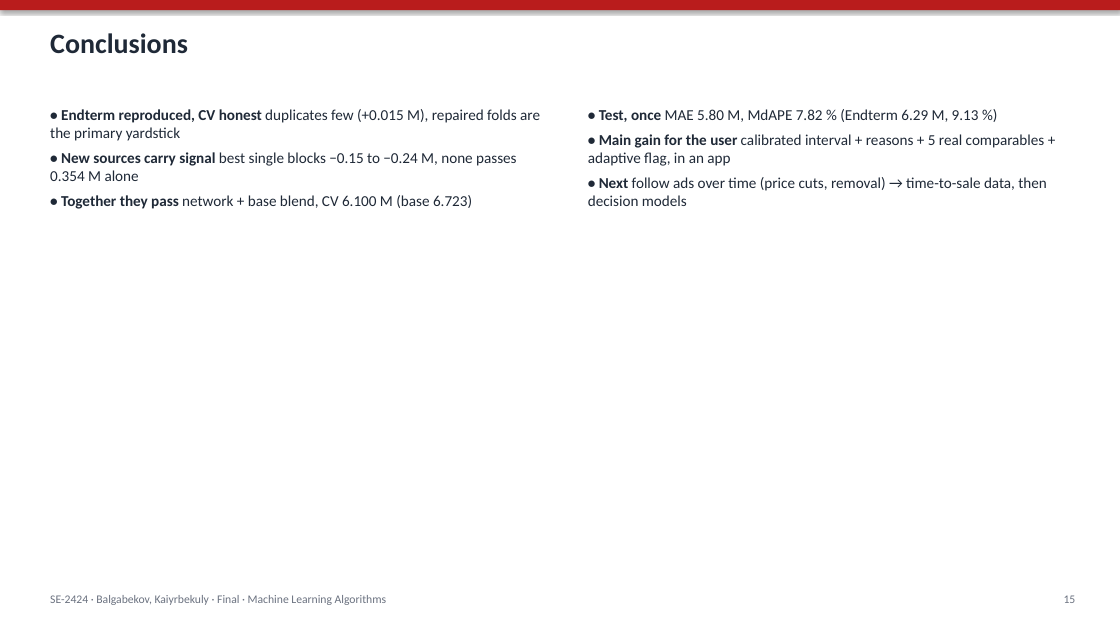
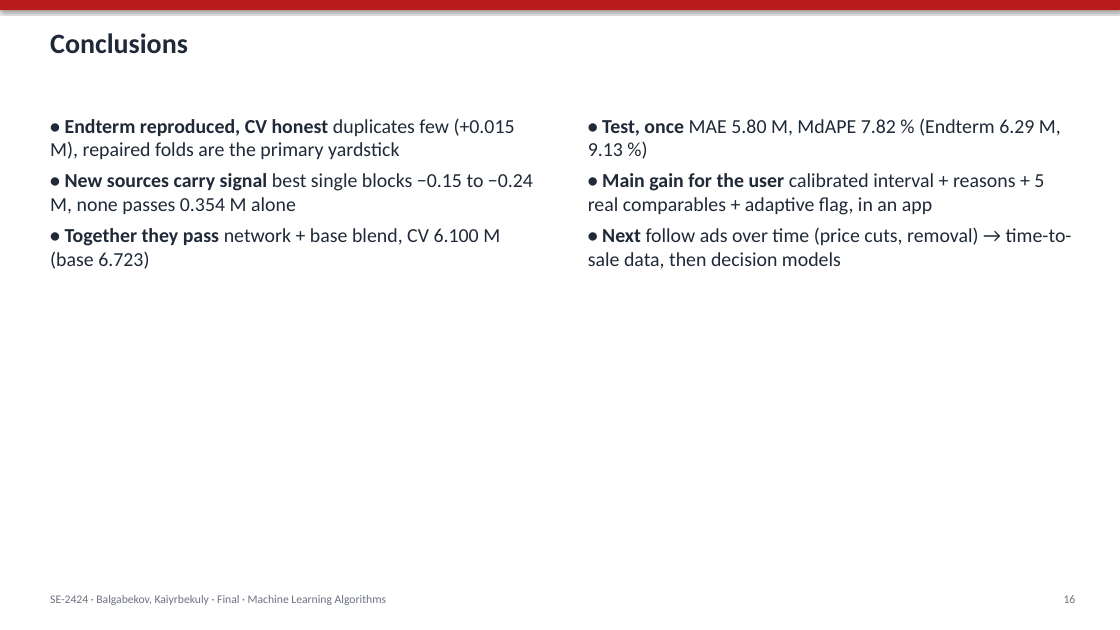
Before and after one commit to Newterios/mla_midtem, a slide deck: slide 16 of slides/Final_SE-2424_slides.pptx (slide 15 before the commit). Drawn at 1120x630 pixels with LibreOffice and Linux fonts; fonts in the diff are those of the drawing. Boxes give left, top, right and bottom in pixels: in the first picture for what was removed or moved away, otherwise in the second. Text is boxed around its words. In the diff, an @@ line names an element or a change of style, - is before the commit and + after.

Commit message:
Slides: one readable figure per slide, fusion table and figure split, test table with plain column names, real app screenshot; app: empty optional number boxes arrive as 0 and now mean 'not given', SHAP title kept inside the figure

```diff
--- a/slides/Final_SE-2424_slides.pptx
+++ b/slides/Final_SE-2424_slides.pptx
@@ text "• Endterm reproduced, CV honest ..." moved from (x1=50, y1=109, x2=540, y2=209) to (x1=50, y1=118, x2=533, y2=269) @@
@@ text "• Endterm reproduced, CV honest ..." at (x1=50, y1=118, x2=533, y2=269): size 13 to 17 pt @@
@@ text "• Test, once MAE 5.80 ..." moved from (x1=588, y1=109, x2=1047, y2=206) to (x1=588, y1=118, x2=1072, y2=269) @@
@@ text "• Test, once MAE 5.80 ..." at (x1=588, y1=118, x2=1072, y2=269): size 13 to 17 pt @@
@@ text at (x1=1064, y1=595, x2=1076, y2=603): text changed @@
-15
+16
```
Also in this commit, not shown: 13 other slides changed, 3 slides added, 6 other files.
